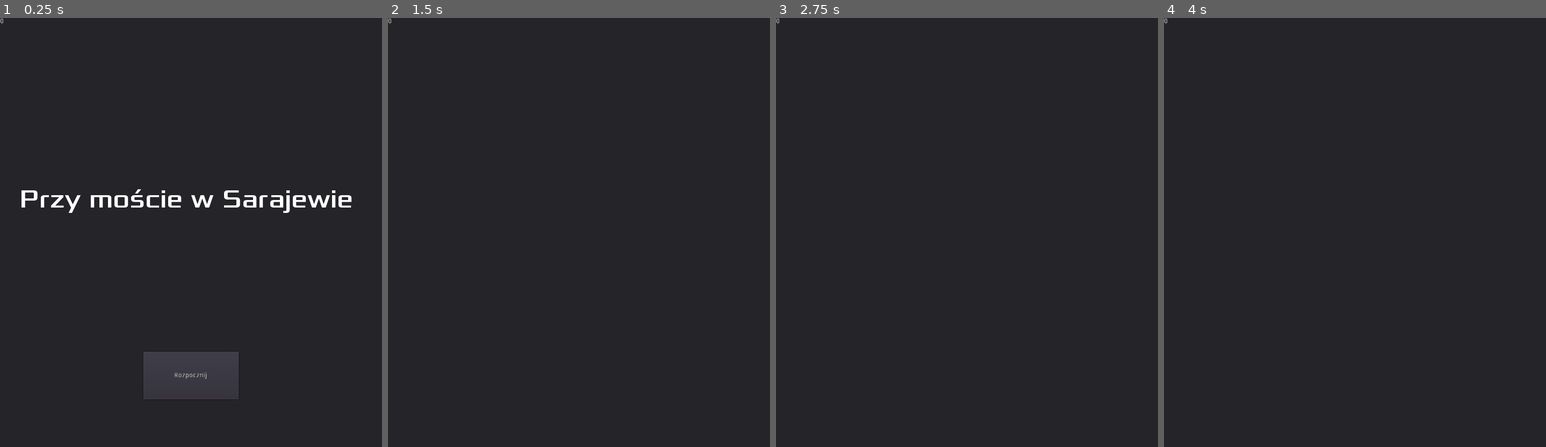
Above: before the commit, frames 1-4 (left to right).
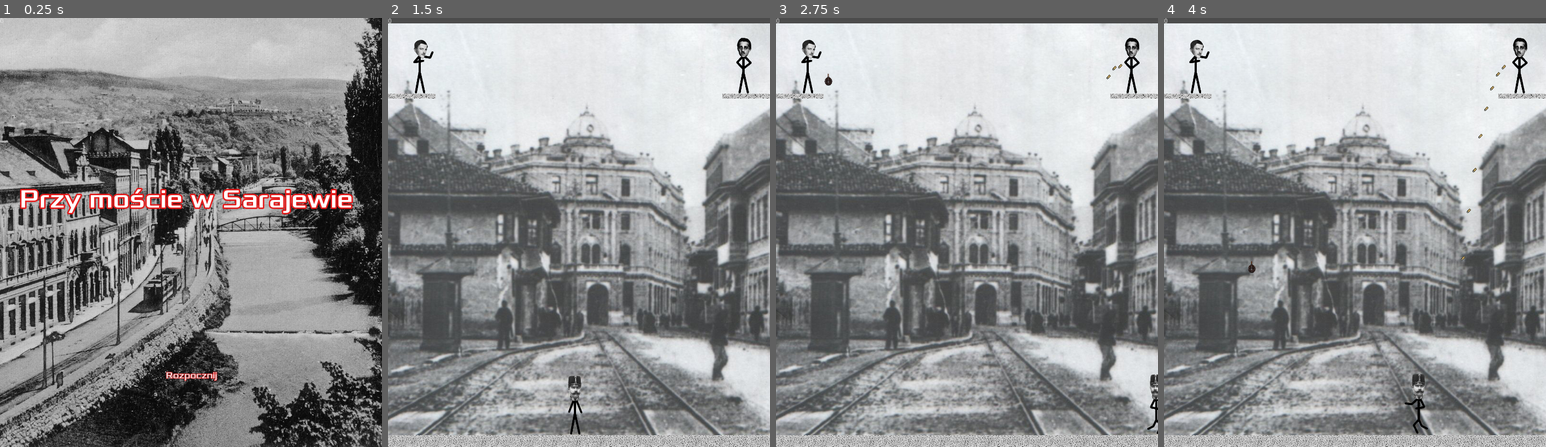
Above: after the commit, the same moments.

Repository: MrAstorii/Zadanie01
Game: Godot game, scene res://Świat.tscn
Two runs of this game, one before a commit and one after it. Both use one fixed random seed, a clock stepped at 60 frames per second and the inputs below.
Inputs (mouse positions are in pixels of both pictures, inside the frame that each line leads up to):
- Up to frame 1 (0.25 s): no input
- Up to frame 2 (1.5 s): click "Rozpocznij" at 0.5 s; click (579, 374) at 1.25 s, where only the run after the commit has a clickable "Pomiń"
- Up to frame 3 (2.75 s): hold Right (ui_right) from 2.03 s (still down); tap Space (ui_select) at 2.27 s
- Up to frame 4 (4 s): tap Space (ui_select) at 3.02 s; release Right (ui_right) at 3.53 s; hold Left (ui_left) from 3.53 s (still down)

The runs differ from the first frame. In frame 1, 79% of the frame differs, in the area x 0-100%, y 0-100%; in frame 2, 100%; in frame 3, 100%; in frame 4, 100%.
Error before the commit: Attempt to call function 'hide' in base 'null instance' on a null instance. (res://HUD.gd:8)

Commit message:
Update HUD.tscn

Diff:
--- a/Zadanie01/HUD.tscn
+++ b/Zadanie01/HUD.tscn
@@ -1,10 +1,19 @@
-[gd_scene load_steps=6 format=2]
+[gd_scene load_steps=9 format=2]
 
 [ext_resource path="res://fonts/Xolonium-Regular.ttf" type="DynamicFontData" id=1]
 [ext_resource path="res://HUD.gd" type="Script" id=2]
+[ext_resource path="res://1914_Miljacka_Sarajevo.png" type="Texture" id=3]
+
+[sub_resource type="DynamicFont" id=1]
+size = 55
+outline_size = 3
+outline_color = Color( 0.898039, 0.113725, 0.113725, 1 )
+font_data = ExtResource( 1 )
 
 [sub_resource type="DynamicFont" id=2]
-size = 55
+size = 20
+outline_size = 1
+outline_color = Color( 0.890196, 0.0980392, 0.0980392, 1 )
 font_data = ExtResource( 1 )
 
 [sub_resource type="DynamicFont" id=3]
@@ -15,12 +24,29 @@
 size = 20
 font_data = ExtResource( 1 )
 
+[sub_resource type="DynamicFont" id=5]
+size = 20
+font_data = ExtResource( 1 )
+
 [node name="HUD" type="CanvasLayer"]
 script = ExtResource( 2 )
 
 [node name="Panel" type="Panel" parent="."]
 margin_right = 800.0
 margin_bottom = 900.0
+__meta__ = {
+"_edit_use_anchors_": false
+}
+
+[node name="Most" type="TextureRect" parent="."]
+anchor_left = 0.107
+anchor_right = 0.167
+margin_left = -524.6
+margin_top = -125.0
+margin_right = 1131.4
+margin_bottom = 900.0
+texture = ExtResource( 3 )
+expand = true
 __meta__ = {
 "_edit_use_anchors_": false
 }
@@ -43,7 +69,7 @@
 margin_right = 385.0
 margin_bottom = 46.5907
 grow_horizontal = 0
-custom_fonts/font = SubResource( 2 )
+custom_fonts/font = SubResource( 1 )
 text = "Przy moście w Sarajewie"
 __meta__ = {
 "_edit_use_anchors_": false
@@ -54,11 +80,14 @@
 anchor_top = 1.0
 anchor_right = 0.5
 anchor_bottom = 1.0
-margin_left = -100.0
+margin_left = -98.4126
 margin_top = -200.0
-margin_right = 100.0
+margin_right = 101.587
 margin_bottom = -100.0
+custom_fonts/font = SubResource( 2 )
+custom_colors/font_color_disabled = Color( 0.858824, 0.117647, 0.117647, 1 )
 text = "Rozpocznij"
+flat = true
 __meta__ = {
 "_edit_use_anchors_": false
 }
@@ -96,12 +125,29 @@
 margin_bottom = -0.200073
 custom_fonts/font = SubResource( 4 )
 text = "Franciszek Ferdynand zginął w zamachu. W Europie już od pewnego
- czasu przeczuwano nadciągający kryzys. Śmierć arcyksięcia dała
- mocarstwom pretekst do działania i doprowadziła do eskalacji konfliktu.
+czasu przeczuwano nadciągający kryzys. Śmierć arcyksięcia dała
+mocarstwom pretekst do działania i doprowadziła do eskalacji konfliktu.
 
 Wybuchła I wojna światowa."
 __meta__ = {
 "_edit_use_anchors_": false
 }
+
+[node name="Skip" type="Button" parent="."]
+anchor_left = 0.377
+anchor_top = 0.778
+anchor_right = 0.627
+anchor_bottom = 0.888
+margin_left = -0.0126038
+margin_top = -0.200073
+margin_right = -0.0126343
+margin_bottom = -0.200073
+custom_fonts/font = SubResource( 5 )
+text = "Pomiń"
+flat = true
+__meta__ = {
+"_edit_use_anchors_": false
+}
 [connection signal="pressed" from="StartButton" to="." method="_on_StartButton_pressed"]
 [connection signal="timeout" from="MessageTimer" to="." method="_on_MessageTimer_timeout"]
+[connection signal="pressed" from="Skip" to="." method="_on_Skip_pressed"]
